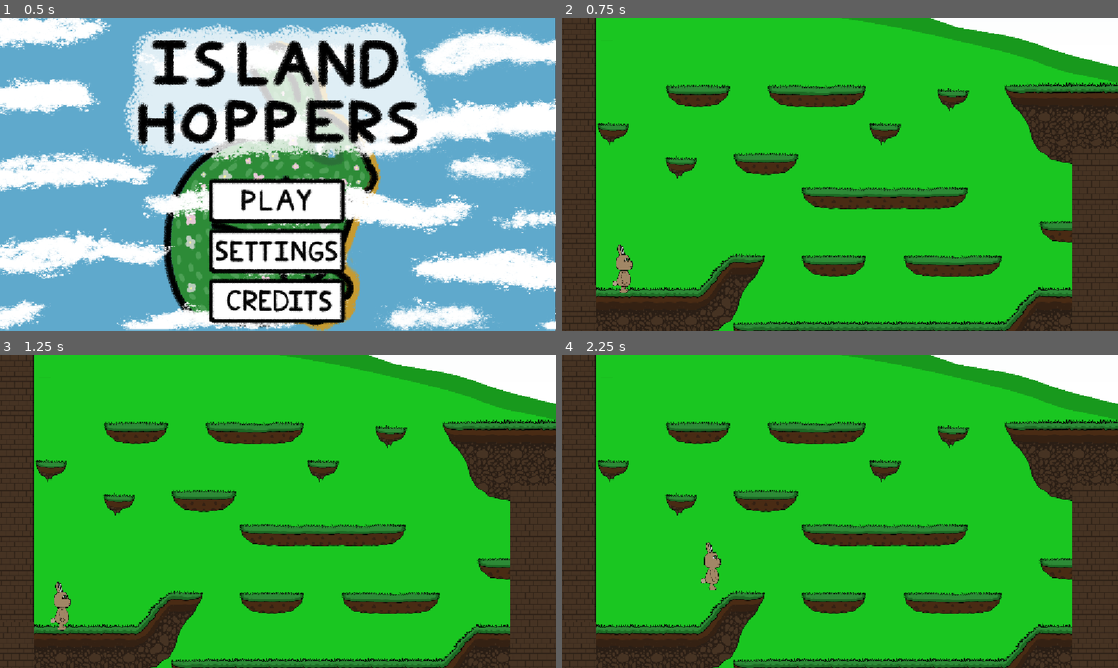
Above: before the commit, frames 1-4 (two rows, left to right).
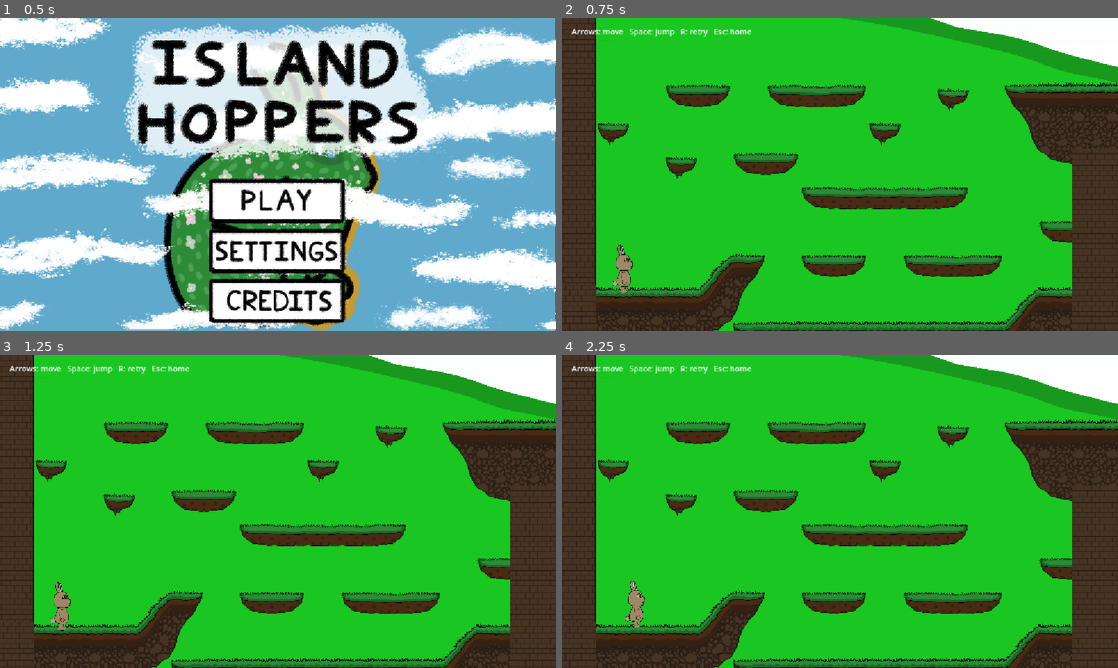
Above: after the commit, the same moments.

Repository: andre-henriques04/island-hoppers
Game: Godot game, scene res://scenes/main_menu.tscn
Same seed, same stepped clock (60 frames per second), same inputs: the game is played once before the commit and once after it.
Inputs (mouse positions are in pixels of both pictures, inside the frame that each line leads up to):
- Up to frame 1 (0.5 s): no input
- Up to frame 2 (0.75 s): click (840, 202) at 0.5 s
- Up to frame 3 (1.25 s): no input
- Up to frame 4 (2.25 s): tap Enter (ui_accept) at 1.25, 1.52 s; hold Right (ui_right) from 1.28 s (still down); tap R at 1.35, 2.1 s

Frame 1 is identical in both runs. In frame 2, 0.3% of the frame differs, in the area x 1-35%, y 3-6%; in frame 3, 0.3%; in frame 4, 1.0%, in the area x 1-35%, y 3-88%.

Commit message:
IS-56 Add tutorial sibling completion, retry and menu replay

Diff:
--- /dev/null
+++ b/scenes/completion_practice.tscn
@@ -0,0 +1,8 @@
+[gd_scene format=3]
+
+[ext_resource type="PackedScene" path="res://scenes/main.tscn" id="tutorial"]
+
+[node name="CompletionPractice" instance=ExtResource("tutorial")]
+
+[node name="CharacterBody2D" parent="."]
+position = Vector2(5930, -1193)
--- a/scenes/main.tscn
+++ b/scenes/main.tscn
@@ -8,6 +8,9 @@
 [ext_resource type="Script" uid="uid://dyrpsoyiwa1pv" path="res://scripts/CharacterMovement.gd" id="player_script"]
 [ext_resource type="Script" path="res://scripts/tutorial_camera.gd" id="tutorial_camera"]
 [ext_resource type="Texture2D" uid="uid://5p5bjp8goweo" path="res://assets/player/bunny_walk_spritesheet.png" id="player_texture"]
+
+[ext_resource type="Script" path="res://scripts/tutorial_flow.gd" id="tutorial_flow"]
+[ext_resource type="Texture2D" path="res://assets/art/Npcs/Bunny_sibling_1.png" id="sibling_art"]
 
 [sub_resource type="TileSetAtlasSource" id="TileSetAtlasSource_0wfyh"]
 texture = ExtResource("1_o5qli")
@@ -417,17 +420,34 @@
 "speed": 16.0
 }]
 
+[sub_resource type="RectangleShape2D" id="sibling_goal_shape"]
+size = Vector2(128, 216)
+
 [node name="Main" type="Node2D" unique_id=263929988 node_paths=PackedStringArray("player")]
 script = ExtResource("tutorial_camera")
 player = NodePath("CharacterBody2D")
 
-[node name="SiblingTemp" type="Label" parent="." unique_id=2111450098]
-offset_left = 6091.0
-offset_top = -1329.0
-offset_right = 6227.0
-offset_bottom = -1292.0
-text = "Sibling Goes here"
-autowrap_mode = 3
+[node name="SiblingGoal" type="Area2D" parent="."]
+position = Vector2(6070, -1120)
+collision_layer = 0
+collision_mask = 1
+
+[node name="CollisionShape2D" type="CollisionShape2D" parent="SiblingGoal"]
+position = Vector2(0, -108)
+shape = SubResource("sibling_goal_shape")
+
+[node name="Sprite2D" type="Sprite2D" parent="SiblingGoal"]
+position = Vector2(0, -93)
+scale = Vector2(0.12, 0.12)
+texture = ExtResource("sibling_art")
+
+[node name="Label" type="Label" parent="SiblingGoal"]
+offset_left = -100.0
+offset_top = -240.0
+offset_right = 100.0
+offset_bottom = -200.0
+text = "Reach your sibling"
+horizontal_alignment = 1
 
 [node name="CarrotTemp" type="Label" parent="." unique_id=2061303982]
 offset_left = 4507.0
@@ -503,3 +523,37 @@
 position = Vector2(3191.5, -1639.5)
 scale = Vector2(1.54825, 1.5666666)
 texture = ExtResource("5_tbgi4")
+
+[node name="TutorialFlow" type="Node" parent="."]
+script = ExtResource("tutorial_flow")
+
+[node name="HUD" type="CanvasLayer" parent="TutorialFlow"]
+layer = 20
+
+[node name="Controls" type="Label" parent="TutorialFlow/HUD"]
+offset_left = 20.0
+offset_top = 16.0
+text = "Arrows: move   Space: jump   R: retry   Esc: home"
+mouse_filter = 2
+
+[node name="Fade" type="ColorRect" parent="TutorialFlow/HUD"]
+visible = false
+anchors_preset = 15
+anchor_right = 1.0
+anchor_bottom = 1.0
+grow_horizontal = 2
+grow_vertical = 2
+mouse_filter = 2
+color = Color(0, 0, 0, 0)
+
+[node name="Message" type="Label" parent="TutorialFlow/HUD"]
+visible = false
+anchors_preset = 15
+anchor_right = 1.0
+anchor_bottom = 1.0
+grow_horizontal = 2
+grow_vertical = 2
+mouse_filter = 2
+theme_override_font_sizes/font_size = 34
+horizontal_alignment = 1
+vertical_alignment = 1
--- a/scenes/main_menu.tscn
+++ b/scenes/main_menu.tscn
@@ -78,6 +78,20 @@
 theme_override_styles/disabled_mirrored = SubResource("StyleBoxEmpty_qywvv")
 theme_override_styles/focus = SubResource("StyleBoxEmpty_3wgol")
 
+[node name="CompletionStatus" type="Label" parent="MenuUI"]
+z_index = 100
+layout_mode = 0
+offset_left = 20.0
+offset_top = 18.0
+offset_right = 470.0
+offset_bottom = 62.0
+mouse_filter = 2
+text = "Tutorial complete — select Play to play again"
+theme_override_font_sizes/font_size = 22
+theme_override_colors/font_shadow_color = Color(0, 0, 0, 1)
+theme_override_constants/shadow_offset_x = 2
+theme_override_constants/shadow_offset_y = 2
+
 [node name="Clouds" type="Node2D" parent="." unique_id=894416836]
 
 [node name="Cloud1" type="Sprite2D" parent="Clouds" unique_id=96642518]
--- a/scripts/CharacterMovement.gd
+++ b/scripts/CharacterMovement.gd
@@ -101,6 +101,17 @@
 	jump_buffer_timer = 0.0
 
 
+func reset_after_respawn() -> void:
+	velocity = Vector2.ZERO
+	obstacle_launch_timer = 0.0
+	coyote_timer = 0.0
+	jump_buffer_timer = 0.0
+	speed_boost_timer = 0.0
+	speed_debuff_timer = 0.0
+	jump_boost_timer = 0.0
+	jump_debuff_timer = 0.0
+
+
 func _update_animation(horizontal: float) -> void:
 	if sprite == null:
 		return
--- a/scripts/menu_ui.gd
+++ b/scripts/menu_ui.gd
@@ -1,5 +1,15 @@
 extends Control
 
+const Progress = preload("res://scripts/session_progress.gd")
+var _starting := false
+
+
+func _ready() -> void:
+	$CompletionStatus.visible = Progress.is_complete(&"tutorial")
+
+
 func _on_play_button_pressed() -> void:
-	print("PLAY BUTTON PRESSED!")
+	if _starting:
+		return
+	_starting = true
 	get_tree().change_scene_to_file("res://scenes/main.tscn")
--- /dev/null
+++ b/scripts/session_progress.gd
@@ -0,0 +1,12 @@
+extends RefCounted
+## Shared session state for menu/level handoffs. No permanent save is implied.
+
+static var completed_islands: Dictionary = {}
+
+
+static func complete_island(island: StringName) -> void:
+	completed_islands[island] = true
+
+
+static func is_complete(island: StringName) -> bool:
+	return completed_islands.get(island, false)
--- /dev/null
+++ b/scripts/tutorial_flow.gd
@@ -0,0 +1,73 @@
+extends Node
+## Tutorial-only retry and goal handoff. Shared checkpoint objects can call
+## set_checkpoint(); until integrated, retry returns to the tutorial entrance.
+
+signal tutorial_completed
+
+const Progress = preload("res://scripts/session_progress.gd")
+const MENU := "res://scenes/main_menu.tscn"
+
+@export var fall_y := 512.0
+@export var completion_seconds := 1.4
+
+@onready var level: Node2D = get_parent()
+@onready var player: CharacterBody2D = level.get_node("CharacterBody2D")
+@onready var goal: Area2D = level.get_node("SiblingGoal")
+@onready var message: Label = $HUD/Message
+@onready var fade: ColorRect = $HUD/Fade
+
+var respawn_position := Vector2.ZERO
+var completing := false
+
+
+func _ready() -> void:
+	process_physics_priority = 110
+	respawn_position = player.global_position
+	goal.body_entered.connect(_on_goal_entered)
+
+
+func _physics_process(_delta: float) -> void:
+	if not completing and (player.global_position.y > fall_y or player.global_position.x < -256.0
+			or player.global_position.x > 6656.0):
+		retry()
+
+
+func _unhandled_key_input(event: InputEvent) -> void:
+	if not event is InputEventKey or not event.pressed or event.echo or completing:
+		return
+	if event.keycode == KEY_R:
+		retry()
+		get_viewport().set_input_as_handled()
+	elif event.keycode == KEY_ESCAPE:
+		get_viewport().set_input_as_handled()
+		get_tree().change_scene_to_file(MENU)
+
+
+func set_checkpoint(world_position: Vector2) -> void:
+	if not completing:
+		respawn_position = world_position
+
+
+func retry() -> void:
+	if completing:
+		return
+	player.global_position = respawn_position
+	player.reset_after_respawn()
+	player.reset_physics_interpolation()
+	level.sync_camera_to_player()
+
+
+func _on_goal_entered(body: Node2D) -> void:
+	if body != player or completing:
+		return
+	completing = true
+	player.velocity = Vector2.ZERO
+	player.set_physics_process(false)
+	Progress.complete_island(&"tutorial")
+	tutorial_completed.emit()
+	message.text = "Sibling rescued!\nReturning to the home screen…"
+	message.show()
+	fade.show()
+	create_tween().tween_property(fade, "color:a", 0.8, minf(0.3, completion_seconds))
+	await get_tree().create_timer(completion_seconds).timeout
+	get_tree().change_scene_to_file(MENU)
--- /dev/null
+++ b/tests/tutorial_flow_checks.gd
@@ -0,0 +1,92 @@
+extends SceneTree
+## Run with --headless --fixed-fps 60 --script tests/tutorial_flow_checks.gd.
+const Progress = preload("res://scripts/session_progress.gd")
+var failures := 0
+
+func _initialize() -> void:
+	call_deferred("run_checks")
+
+func check(condition: bool, message: String) -> void:
+	if not condition:
+		failures += 1
+		push_error(message)
+
+func frames(count: int) -> void:
+	for i in range(count):
+		await physics_frame
+
+func run_checks() -> void:
+	Progress.completed_islands.clear()
+	change_scene_to_file("res://scenes/main_menu.tscn")
+	await frames(3)
+	check(not current_scene.get_node("MenuUI/CompletionStatus").visible, "Fresh session must not claim completion")
+	var play = current_scene.get_node("MenuUI/PlayButton")
+	play.pressed.emit()
+	play.pressed.emit()
+	await frames(3)
+	check(current_scene.scene_file_path == "res://scenes/main.tscn", "Play must enter the tutorial")
+	var level = current_scene
+	var flow = level.get_node("TutorialFlow")
+	var player = level.player
+	player.set_physics_process(false)
+	var entrance: Vector2 = flow.respawn_position
+	player.position = Vector2(4500,-1500)
+	level.sync_camera_to_player()
+	player.apply_obstacle_launch(Vector2(400,-600))
+	player.activate_speed_boost()
+	player.activate_speed_debuff()
+	player.activate_jump_boost()
+	player.activate_jump_debuff()
+	player.coyote_timer = 0.1
+	player.jump_buffer_timer = 0.1
+	var retry_key := InputEventKey.new()
+	retry_key.keycode = KEY_R
+	retry_key.pressed = true
+	flow._unhandled_key_input(retry_key)
+	check(player.position == entrance and level.active_screen == 0, "R must restore entrance and first camera")
+	check(player.velocity == Vector2.ZERO and player.obstacle_launch_timer == 0.0, "Retry must clear launch velocity/control")
+	check(player.speed_boost_timer == 0.0 and player.speed_debuff_timer == 0.0
+		and player.jump_boost_timer == 0.0 and player.jump_debuff_timer == 0.0
+		and player.coyote_timer == 0.0 and player.jump_buffer_timer == 0.0, "Retry must clear all temporary movement state")
+	player.position = Vector2(4500,600)
+	await frames(3)
+	check(player.position == entrance and level.active_screen == 0, "Falling must recover automatically")
+	flow.set_checkpoint(Vector2(2500,-1500))
+	player.position = Vector2(4500,600)
+	await frames(3)
+	check(player.position == Vector2(2500,-1500) and level.active_screen == 1, "Checkpoint handoff must restore the matching camera")
+	var home_key := InputEventKey.new()
+	home_key.keycode = KEY_ESCAPE
+	home_key.pressed = true
+	flow._unhandled_key_input(home_key)
+	await frames(3)
+	check(current_scene.scene_file_path == "res://scenes/main_menu.tscn", "Esc must return home")
+	check(not Progress.is_complete(&"tutorial"), "Leaving early must not complete the island")
+	for attempt in range(2):
+		current_scene.get_node("MenuUI/PlayButton").pressed.emit()
+		await frames(3)
+		level = current_scene
+		flow = level.get_node("TutorialFlow")
+		player = level.player
+		check(not flow.completing and flow.respawn_position == entrance, "Replay must reset completion and checkpoint state")
+		check(player.is_physics_processing() and player.obstacle_launch_timer == 0.0, "Replay must restore movement")
+		flow.completion_seconds = 0.2
+		var signals := [0]
+		flow.tutorial_completed.connect(func(): signals[0] += 1)
+		var other_body := StaticBody2D.new()
+		flow._on_goal_entered(other_body)
+		other_body.free()
+		check(not flow.completing, "Only the player may complete the goal")
+		player.set_physics_process(false)
+		player.position = Vector2(6070,-1193)
+		await frames(4)
+		check(flow.completing and signals[0] == 1, "Physical sibling contact must complete once")
+		flow._on_goal_entered(player)
+		check(signals[0] == 1, "Repeated contact must not emit duplicate completion")
+		check(Progress.is_complete(&"tutorial"), "Completion must reach shared session progress")
+		check(flow.message.visible and flow.fade.visible, "Completion feedback must be shown")
+		await frames(20)
+		check(current_scene.scene_file_path == "res://scenes/main_menu.tscn", "Completion must return home")
+		check(current_scene.get_node("MenuUI/CompletionStatus").visible, "Home must acknowledge completion")
+	print("Tutorial flow checks: ", "PASS" if failures == 0 else str(failures) + " failures")
+	quit(0 if failures == 0 else 1)
Not shown, added: scripts/session_progress.gd.uid
Not shown, added: scripts/tutorial_flow.gd.uid
Not shown, added: docs/sprint-2-follow-up.md
Not shown, added: docs/testing/tutorial-completion.md
